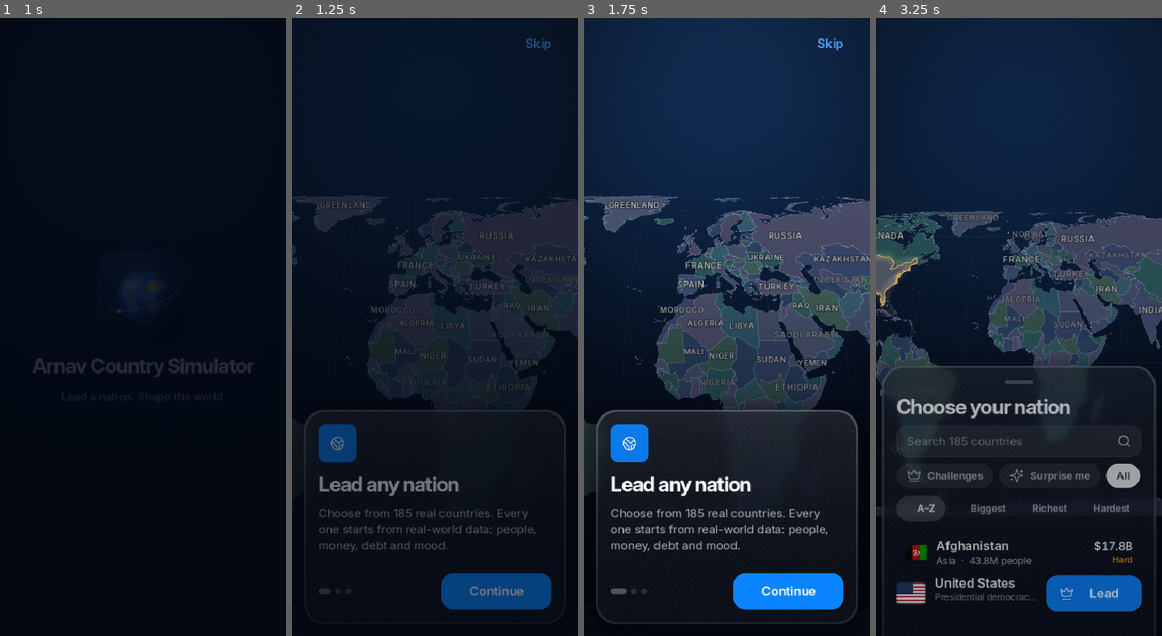
Above: before the commit, frames 1-4 (left to right).
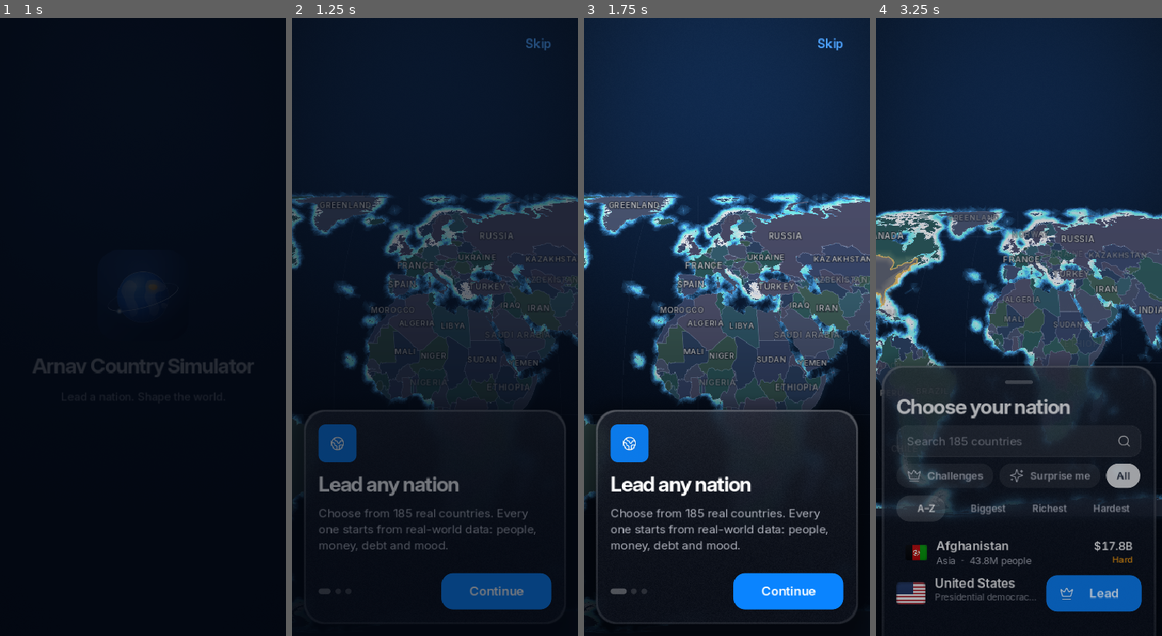
Above: after the commit, the same moments.

Repository: Arnav-Dugad/arnav-country-simulator
Game: Godot game, scene res://ui/screens/splash.tscn
Same seed, same stepped clock (60 frames per second), same inputs: the game is played once before the commit and once after it.
Inputs (mouse positions are in pixels of both pictures, inside the frame that each line leads up to):
- Up to frame 1 (1 s): move the mouse to (205, 296) at 0.52 s; click (205, 296) at 0.67 s
- Up to frame 2 (1.25 s): no input
- Up to frame 3 (1.75 s): click "Skip" at 1.25 s
- Up to frame 4 (3.25 s): click "Skip" at 2 s; click "Not now, play as guest" at 2.75 s

Frame 1 is identical in both runs. In frame 2, 4.3% of the frame differs, in the area x 0-100%, y 28-79%; in frame 3, 5.6%; in frame 4, 6.6%, in the area x 0-100%, y 30-81%.

Commit message:
Balance: voter fatigue, wider difficulty gap, collapse relative to start; dock active pill; globe tip
Tuned from the first balance report (300 bot games): a sensible player won ~99%
of elections at every difficulty and fragile states collapsed unfairly.

Co-Authored-By: Claude Opus 5.5 <noreply@anthropic.com>

Diff:
--- a/map/map_overlays.gd
+++ b/map/map_overlays.gd
@@ -14,6 +14,13 @@
 
 var map: MapView
 var _t := 0.0
+var _ripples: Array = []    # [position, start time, on land]
+
+
+## A soft ring expanding from a tap (300 ms).
+func ripple(pos: Vector2, land: bool) -> void:
+	if not Settings.reduce_motion:
+		_ripples.append([pos, Time.get_ticks_msec() / 1000.0, land])
 var _icons := {}
 
 
@@ -34,6 +41,20 @@
 	_draw_weather()
 	_draw_trade()
 	_draw_projects()
+	_draw_ripples()
+
+
+func _draw_ripples() -> void:
+	var now := Time.get_ticks_msec() / 1000.0
+	for k in range(_ripples.size() - 1, -1, -1):
+		var r: Array = _ripples[k]
+		var u := (now - float(r[1])) / 0.45
+		if u >= 1.0:
+			_ripples.remove_at(k)
+			continue
+		var e := 1.0 - pow(1.0 - u, 3.0)
+		var col := Color(1, 1, 1) if r[2] else DS.TEAL
+		draw_arc(r[0], 6.0 + 30.0 * e, 0.0, TAU, 40, Color(col, 0.45 * (1.0 - u)), 2.0, true)
 
 
 # ------------------------------------------------------------------ trade ----
--- a/map/map_view.gd
+++ b/map/map_view.gd
@@ -50,6 +50,8 @@
 var _sel_fill: MeshInstance2D
 var _sel_line: MeshInstance2D
 var _labels: MapLabels
+var _coast: MeshInstance2D
+var _coast_mat: ShaderMaterial
 var _overlays: MapOverlays
 
 var _fill_mat: ShaderMaterial
@@ -138,6 +140,12 @@
 	_fill_mat.set_shader_parameter(&"player_tint", DS.GOLD)
 	_fill_mat.set_shader_parameter(&"world_half_height", data.world_rect.size.y * 0.5)
 	_build_graticule()
+	# Shallow water: a soft cyan halo along every coast, drawn under the land so
+	# only the sea side shows.
+	_coast_mat = _line_material(GLOW_SHADER, Color(0.35, 0.75, 1.0, 0.07), 1.0)
+	_coast = MeshInstance2D.new()
+	_coast.material = _coast_mat
+	_world.add_child(_coast)
 	_fill = MeshInstance2D.new()
 	_fill.mesh = _baked("res://data/map_fill.res", func() -> ArrayMesh:
 		return MapMeshes.fill_mesh(data, PackedInt32Array(draw_order), _tex_w))
@@ -148,6 +156,7 @@
 	_borders = MeshInstance2D.new()
 	_borders.mesh = _baked("res://data/map_borders.res", func() -> ArrayMesh:
 		return MapMeshes.line_mesh(data.ring_points))
+	_coast.mesh = _borders.mesh
 	_borders.material = _border_mat
 	_world.add_child(_borders)
 
@@ -531,6 +540,7 @@
 	_border_mat.set_shader_parameter(&"aa", 1.0 / (BORDER_PX * 0.5 + 0.5))
 	_border_mat.set_shader_parameter(&"line_color", Color(DS.BORDER, DS.BORDER.a * lerpf(0.55, 1.0, zt)))
 	_glow_mat.set_shader_parameter(&"half_width", GLOW_PX * px)
+	_coast_mat.set_shader_parameter(&"half_width", 9.0 * px)
 	_rebuild_glow()
 	_player_line_mat.set_shader_parameter(&"half_width", (PLAYER_LINE_PX * 0.5 + 0.5) * px)
 	_player_line_mat.set_shader_parameter(&"aa", 1.0 / (PLAYER_LINE_PX * 0.5 + 0.5))
@@ -558,7 +568,7 @@
 
 
 func _globe_materials() -> Array:
-	return [_fill_mat, _border_mat, _glow_mat, _player_line_mat, _sel_line_mat, _grat_mat]
+	return [_fill_mat, _border_mat, _glow_mat, _player_line_mat, _sel_line_mat, _grat_mat, _coast_mat]
 
 
 ## Points the globe at the current view and sizes it to the screen.
@@ -995,6 +1005,7 @@
 	_last_tap_time = now
 	_last_tap_pos = pos
 	var c := country_at(pos)
+	_overlays.ripple(pos, c >= 0)
 	country_tapped.emit(c)
 
 
--- a/sim/difficulty.gd
+++ b/sim/difficulty.gd
@@ -19,7 +19,7 @@
 ## Multiplier on the harmful part of event effects (negative shocks and costs).
 const SEVERITY := {"relaxed": 0.7, "standard": 1.0, "realistic": 1.25}
 ## Added to the approval needed to win a free election (Economy.WIN_*).
-const ELECTION_SHIFT := {"relaxed": -5.0, "standard": 0.0, "realistic": 3.0}
+const ELECTION_SHIFT := {"relaxed": -6.0, "standard": 0.0, "realistic": 5.0}
 ## Added to every starting relation with the player.
 const RELATION_SHIFT := {"relaxed": 8.0, "standard": 0.0, "realistic": -6.0}
 ## Starting treasury multiplier.
--- a/sim/economy.gd
+++ b/sim/economy.gd
@@ -148,12 +148,19 @@
 const ELECTION_YEARS := 4
 const WIN_SAFE := 50.0           # approval at/above this always wins
 const WIN_NONE := 35.0           # approval below this always loses
+## Voters tire of long-serving governments: each election already won counts as
+## this many approval points against you at the next one (x Difficulty.severity).
+## Tuned with tools/balance_report: without it a sensible player won ~99 % of elections.
+const ELECTION_FATIGUE := 3.0
 ## A tilted ("managed") election won below this approval is disputed: protests.
 const DISPUTED_BELOW := 35.0
 
 # --------------------------------------------------- HOLD ON POWER (Politics) ---
 ## Any system: stability below COLLAPSE_STABILITY for COLLAPSE_MONTHS ends your rule.
+## Fragile countries that start near it get headroom: the line is at most
+## (starting stability - COLLAPSE_HEADROOM).
 const COLLAPSE_STABILITY := 8.0
+const COLLAPSE_HEADROOM := 10.0
 const COLLAPSE_MONTHS := 6
 ## Without elections: low stability AND low support for UNREST_MONTHS = revolution.
 const UNREST_STABILITY := 18.0
--- a/sim/events.gd
+++ b/sim/events.gd
@@ -17,7 +17,7 @@
 const MIN_GAP_MONTHS := 3
 
 const EVENTS := [
-	{"id": "recession", "title": "Global slowdown", "icon": "trending-down", "tint": "orange", "weight": 3.0,
+	{"id": "recession", "title": "Global slowdown", "icon": "trending-down", "tint": "orange", "weight": 2.3,
 		"body": "Demand is falling across the world and {country}'s exporters are cutting jobs. Economists warn of a recession.",
 		"choices": [
 			{"label": "Stimulus package", "detail": "Costs 2% of GDP · supports growth and jobs",
--- a/sim/politics.gd
+++ b/sim/politics.gd
@@ -72,7 +72,8 @@
 	var i := Game.player
 	var c := Game.me()
 	# Collapse of order ends any government.
-	low_stability_months = low_stability_months + 1 if c.stability < E.COLLAPSE_STABILITY else 0
+	var floor_st := minf(E.COLLAPSE_STABILITY, float(c.base.get("stability", 50.0)) - E.COLLAPSE_HEADROOM)
+	low_stability_months = low_stability_months + 1 if c.stability < floor_st else 0
 	if low_stability_months >= E.COLLAPSE_MONTHS:
 		return "end:collapse"
 	if not Government.has_elections(i):
@@ -121,8 +122,10 @@
 func hold_election() -> Dictionary:
 	var i := Game.player
 	var a := Game.me().approval
-	var won := Game.rng.randf() < Government.win_chance(i, a)
-	var share := Government.vote_share(i, a, Game.rng)
+	# Voters tire of long-serving governments.
+	var fatigue := E.ELECTION_FATIGUE * Difficulty.severity() * elections_won
+	var won := Game.rng.randf() < Government.win_chance(i, a - fatigue)
+	var share := Government.vote_share(i, a - fatigue, Game.rng)
 	share = maxf(share, 50.6) if won else minf(share, 49.4)
 	months_to_election = _cycle_months(i)
 	var managed := Government.elections(i) == "managed"
@@ -133,7 +136,8 @@
 			# A tilted win with little real support: protests and frowns abroad.
 			Game.me().shocks.stability -= 6.0
 			Diplomacy.democracies_react(-4.0)
-	return {"won": won, "share": share, "year": Game.year, "approval": a, "managed": managed}
+	return {"won": won, "share": share, "year": Game.year, "approval": a, "managed": managed,
+		"terms": elections_won - (1 if won else 0)}
 
 
 ## Leadership review in systems without elections (Party Congress, …).
--- a/tools/balance_report.gd
+++ b/tools/balance_report.gd
@@ -45,8 +45,9 @@
 	var event_counts := {}
 	var t0 := Time.get_ticks_msec()
 	for level in Difficulty.LEVELS:
+		# Same countries and seeds at every level, so levels compare like for like.
 		var rng := RandomNumberGenerator.new()
-		rng.seed = 1000 + Difficulty.LEVELS.find(level)
+		rng.seed = 1000
 		var survived := 0
 		var reasons := {}
 		var growth_sum := 0.0
--- a/ui/hud/dock.gd
+++ b/ui/hud/dock.gd
@@ -14,6 +14,8 @@
 ]
 
 var _buttons := {}
+var _pill: Panel
+var _pill_tween: Tween
 var _badges := {}
 var active := ""
 
@@ -21,6 +23,12 @@
 func _ready() -> void:
 	theme_type_variation = &"GlassBar"
 	super._ready()
+	# A soft pill slides behind the active tab.
+	_pill = Panel.new()
+	_pill.theme_type_variation = &"SegmentIndicator"
+	_pill.mouse_filter = Control.MOUSE_FILTER_IGNORE
+	_pill.modulate.a = 0.0
+	add_child(_pill, false, Node.INTERNAL_MODE_FRONT)
 	var row := HBoxContainer.new()
 	row.add_theme_constant_override(&"separation", 0)
 	add_child(row)
@@ -53,6 +61,23 @@
 
 func set_active(page: String) -> void:
 	active = page
+	if _pill_tween:
+		_pill_tween.kill()
+	_pill_tween = create_tween().set_parallel(true)
+	if _buttons.has(page):
+		var b: Control = _buttons[page]
+		var r := Rect2(b.global_position - global_position, b.size).grow(-3)
+		if _pill.modulate.a < 0.05:
+			_pill.position = r.position
+			_pill.size = r.size
+		DS.spring(_pill_tween)
+		_pill_tween.tween_property(_pill, "position", r.position, Settings.dur(DS.DUR_SLOW))
+		_pill_tween.tween_property(_pill, "size", r.size, Settings.dur(DS.DUR_SLOW))
+		DS.ease_out(_pill_tween)
+		_pill_tween.tween_property(_pill, "modulate:a", 1.0, Settings.dur(DS.DUR_FAST))
+	else:
+		DS.ease_out(_pill_tween)
+		_pill_tween.tween_property(_pill, "modulate:a", 0.0, Settings.dur(DS.DUR_FAST))
 	for k in _buttons:
 		var b: AppButton = _buttons[k]
 		var on: bool = k == page
--- a/ui/screens/game.gd
+++ b/ui/screens/game.gd
@@ -176,7 +176,7 @@
 		{"target": top_bar.inbox_rect, "title": "Your inbox",
 			"text": "Headlines, world news and everything you decided collect here, so nothing needs to pop up."},
 		{"target": strip.layers_rect, "title": "Map views",
-			"text": "Colour the world by wealth, relations with you, happiness or stability."},
+			"text": "Colour the world by wealth, relations with you, happiness or stability. Tip: pinch out past the whole world to spin a globe."},
 		{"title": "Your goal", "text": goal + " Good luck!"},
 	]
 	add_child(g)
@@ -318,6 +318,7 @@
 	_current = page
 	_sheet_flag.visible = false
 	p.on_open()
+	_stagger(p)
 	_sheet_title.text = p.title
 	_scroll.scroll_vertical = 0
 	dock.set_active(page)
@@ -329,6 +330,23 @@
 	if page == "events":
 		top_bar.refresh_badge()
 	Haptics.tap()
+
+
+## Sections fade in one after another (25 ms apart) when a panel opens.
+func _stagger(p: Control) -> void:
+	if Settings.reduce_motion:
+		return
+	var k := 0
+	for ch in p.get_children():
+		if not (ch is CanvasItem) or not (ch as CanvasItem).visible:
+			continue
+		var c := ch as CanvasItem
+		c.modulate.a = 0.0
+		var t := create_tween()
+		t.tween_interval(0.025 * mini(k, 10))
+		DS.ease_out(t)
+		t.tween_property(c, "modulate:a", 1.0, 0.28)
+		k += 1
 
 
 func _wire_page(page: String, p: SheetPage) -> void:
@@ -801,7 +819,8 @@
 	var managed := bool(r.get("managed", false))
 	msg.text = "Your approval stood at %s. %s" % [DS.pct(float(r.approval), 0),
 		("Another term to shape the nation." + (" Observers call the vote unfair." if managed and float(r.approval) < Economy.DISPUTED_BELOW else ""))
-		if won else ("The opposition takes office." if not Game.god_mode else "Somehow, you stay in office anyway.")]
+		if won else ((("After %d terms, many voters wanted a change. " % int(r.terms)) if int(r.get("terms", 0)) >= 2 else "")
+			+ ("The opposition takes office." if not Game.god_mode else "Somehow, you stay in office anyway."))]
 	if won:
 		Haptics.success()
 		_modal.sweep(Color(DS.GOLD, 0.28))
Not shown, changed: CLAUDE.md
Not shown, changed: docs/ROADMAP.md
